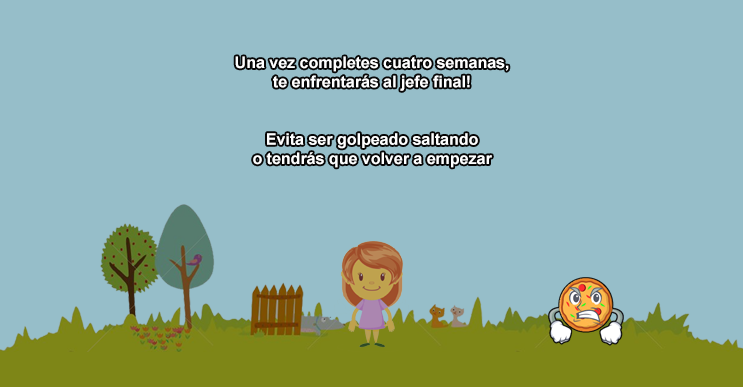
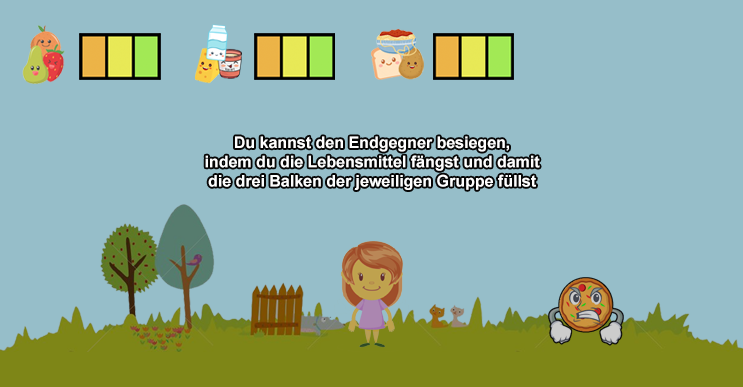
Before/after of a (743, 387) layered artwork. What changed in the layer stack:
showed group "Group 12" (14 layers) over left=22, top=24, right=623, bottom=345
renamed "Si consigues rellenar las tres barras de alimentos capturando e" to "Du kannst den Endgegner besiegen, indem du die Lebensmittel fän", painted on it over left=203, top=136, right=542, bottom=190
renamed "Una vez completes cuatro semanas, te enfrentarás al jefe final!" to "Wenn du die vier Wochen abgeschlossen hast, triffst du auf den", painted on it over left=195, top=56, right=542, bottom=168
